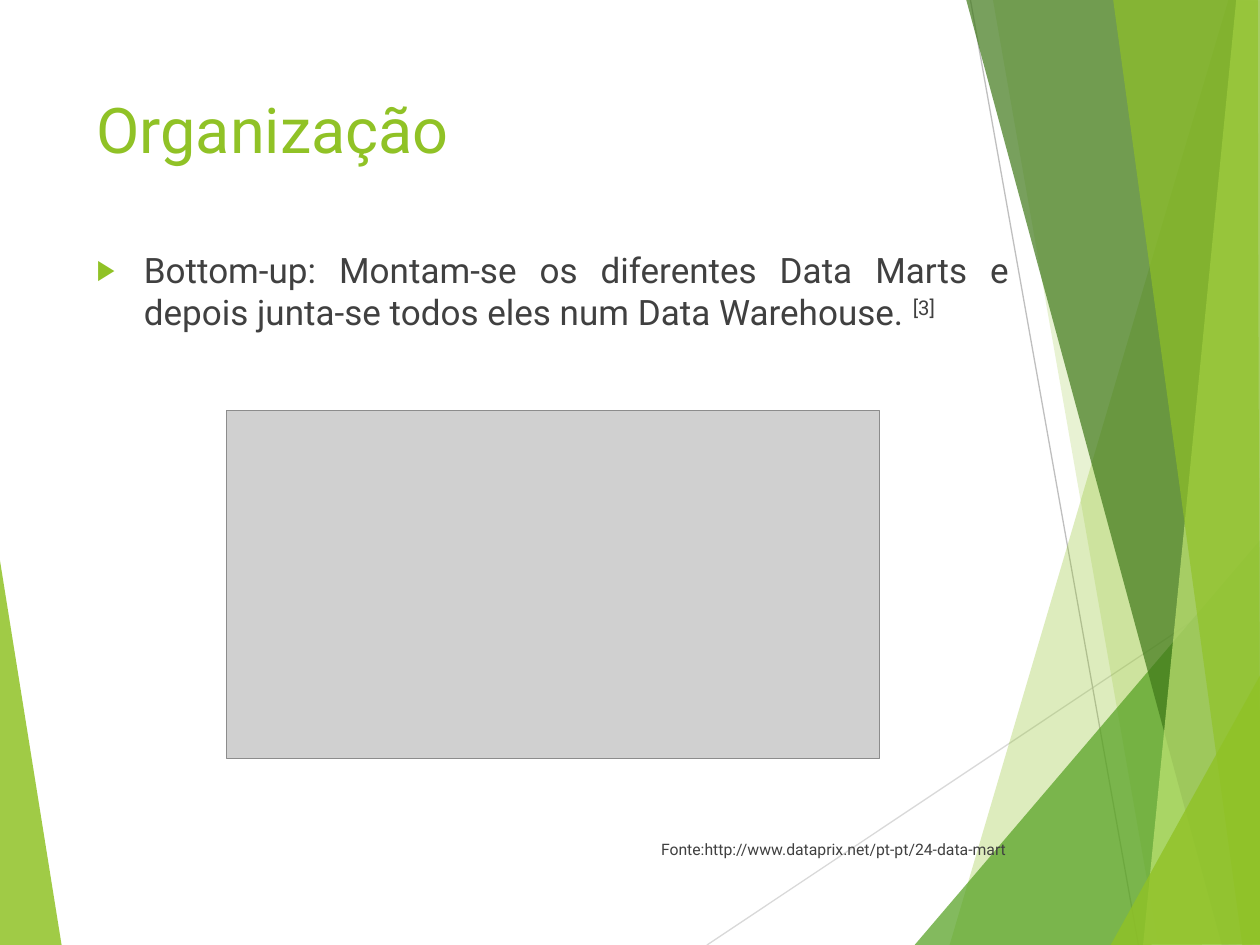
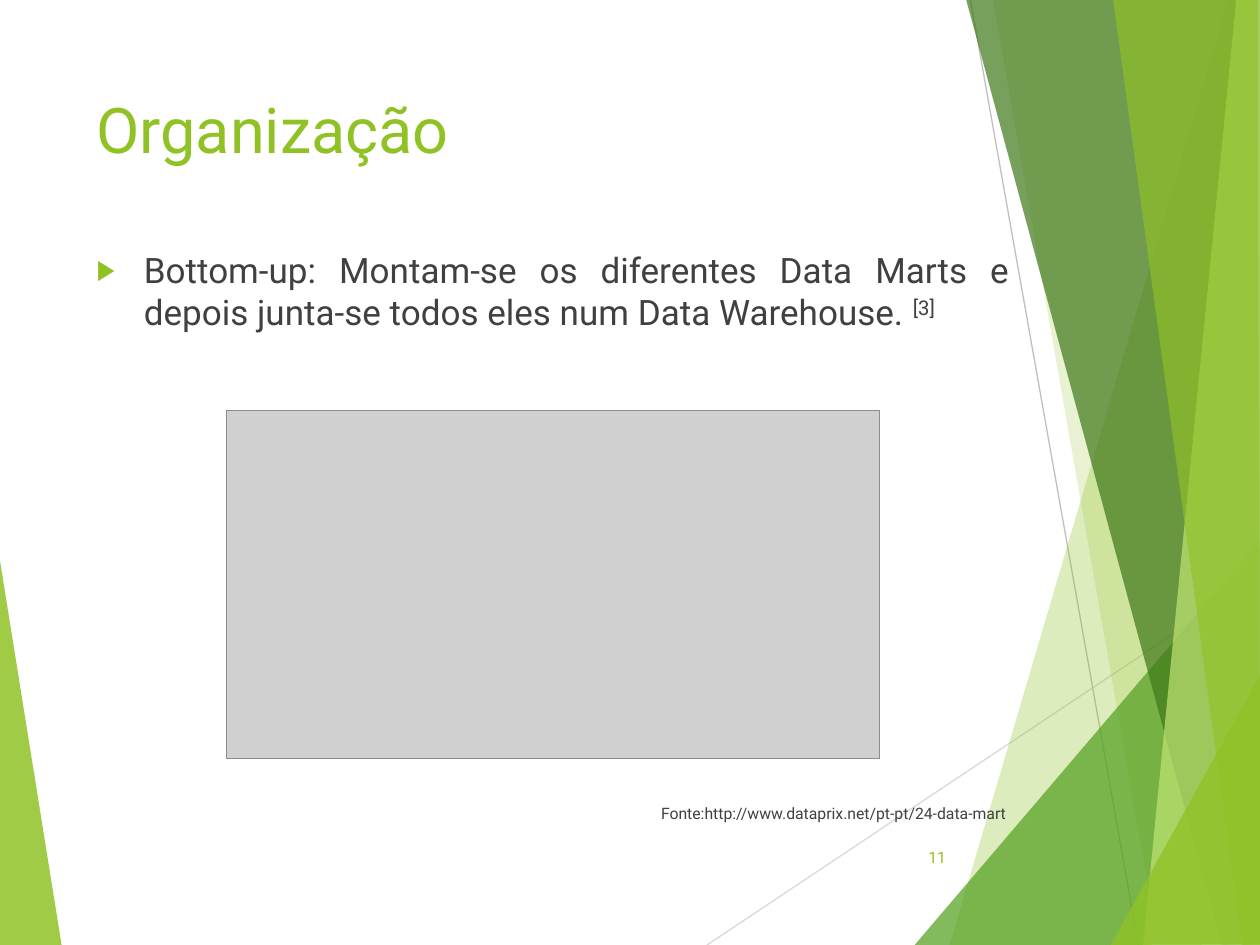
Before and after one commit to rodrigofegui/UnB-BancoDeDados-2016.2, a slide deck: slide 11 of Seminario/Data Warehouse.pptx. Drawn at 1260x945 pixels with LibreOffice and Linux fonts; fonts in the diff are those of the drawing; grey boxes stand for pictures. Boxes give left, top, right and bottom in pixels: in the first picture for what was removed or moved away, otherwise in the second. Text is boxed around its words. In the diff, an @@ line names an element or a change of style, - is before the commit and + after.

```diff
--- a/Seminario/Data Warehouse.pptx
+++ b/Seminario/Data Warehouse.pptx
@@ text "Bottom-up: Montam-se os diferentes Data ..." rewrapped from [144,256,1009,860] to [144,256,1009,823] @@
@@ page number added at [928,852,946,863], 9 pt, text #90C226 @@
+11
```
Also in this commit, not shown: 11 other slides changed, 1 slide added, 15 other files.
